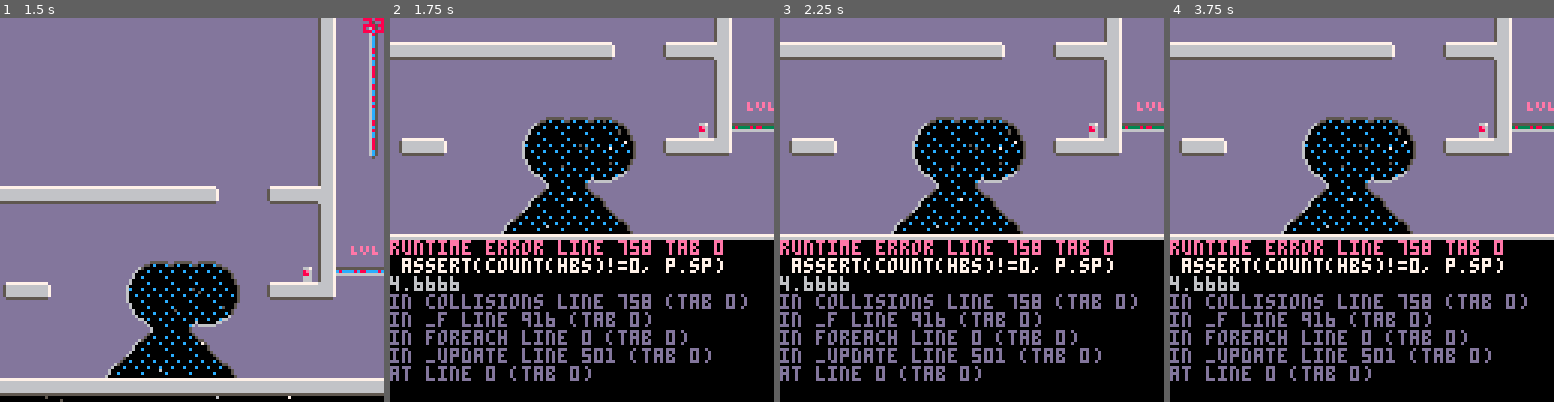
Above: before the commit, frames 1-4 (left to right).
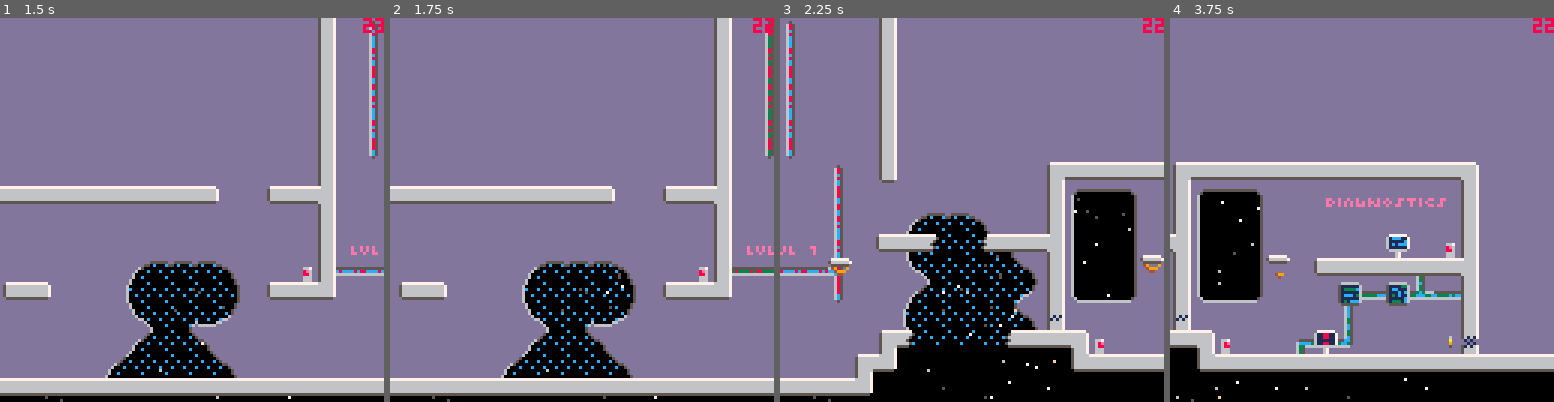
Above: after the commit, the same moments.

Repository: jgradim/gameoff-2020
Game: PICO-8 cartridge moonshot.p8
Two runs of this game, one before a commit and one after it. Both use one fixed random seed, a clock stepped at 60 frames per second and the inputs below.
Inputs:
- Up to frame 1 (1.5 s): tap X (X key) at 0.33, 1.07 s; tap O (Z key) at 0.7 s
- Up to frame 2 (1.75 s): hold Right from 1.6 s (still down); tap O (Z key) at 1.7 s
- Up to frame 3 (2.25 s): tap X (X key) at 1.85 s; release Right at 2.1 s; tap O (Z key) at 2.1 s; hold Up from 2.15 s (still down)
- Up to frame 4 (3.75 s): release Up at 2.42 s; hold Right 2.47-3.03 s; tap O (Z key) every 0.4 s from 2.5 to 3.7 s; tap X (X key) at 2.97 s; hold Left 3.08-3.58 s; hold Down from 3.63 s (still down)

Frame 1 is identical in both runs. In frame 2, 51% of the frame differs, in the area x 0-100%, y 0-100%; in frame 3, 46%; in frame 4, 52%.
Error before the commit: runtime error line 758 tab 0; assert(count(hbs)!=0, p.sp); 4.6666

Commit message:
Round sprites

Diff:
--- a/moonshot.p8
+++ b/moonshot.p8
@@ -731,7 +731,7 @@
 end
 
 function sprite_hitboxes(sp, x, y)
-  local bs = custom_hitboxes[sp]
+  local bs = custom_hitboxes[sp\1]
   if(bs == nil) return {}
 
   local r = {}
